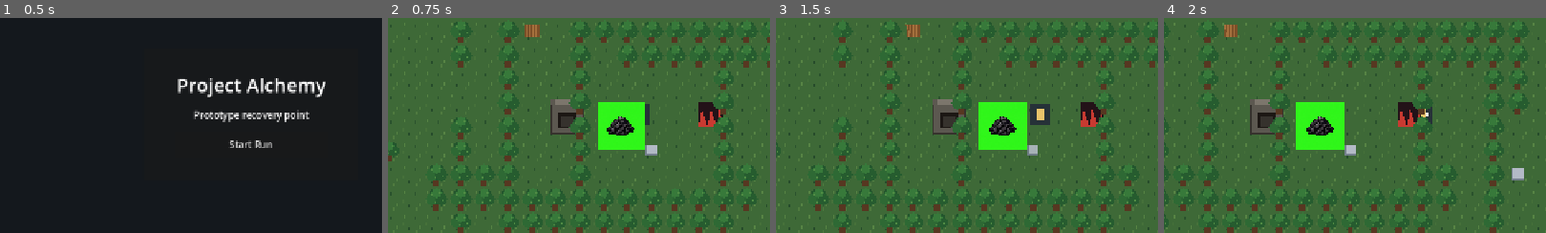
Above: before the commit, frames 1-4 (left to right).
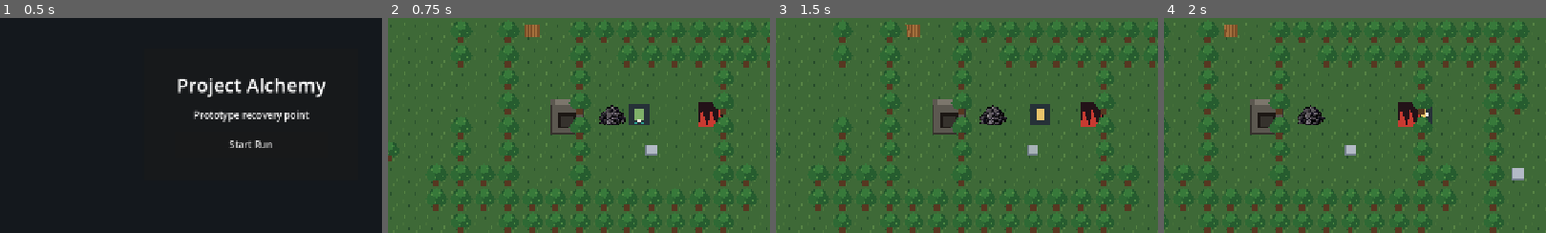
Above: after the commit, the same moments.

Repository: Maddiplomat/Project-alchemy
Game: Godot game, scene res://scenes/MainMenu.tscn
Two runs of this game, one before a commit and one after it. Both use one fixed random seed, a clock stepped at 60 frames per second and the inputs below.
Inputs (mouse positions are % of the whole screen's width and height, from its top left):
- Up to frame 1 (0.5 s): no input
- Up to frame 2 (0.75 s): click "Start Run" at 0.5 s
- Up to frame 3 (1.5 s): tap Enter at 1.25 s; move the mouse to (72, 45) at 1.27 s; hold D (move_right) from 1.28 s (still down); hold E (interact) from 1.28 s (still down); click (72, 45) at 1.42 s
- Up to frame 4 (2 s): keep holding D (move_right); keep holding E (interact)
The pictures show only the part of the screen within x 17-67%, y 28-78%; the shares and areas given below are measured in that part.

Frame 1 is identical in both runs. In frame 2, 2.7% of the frame differs, in the area x 55-68%, y 39-62%; in frame 3, 2.8%; in frame 4, 2.8%, in the area x 34-48%, y 39-62%.

Commit message:
Refine charcoal pile prop placement

Diff:
--- a/scenes/CharcoalPileProp.tscn
+++ b/scenes/CharcoalPileProp.tscn
@@ -5,5 +5,6 @@
 [node name="CharcoalPileProp" type="Node2D"]
 
 [node name="Sprite2D" type="Sprite2D" parent="."]
+scale = Vector2(0.82, 0.82)
 texture_filter = 1
 texture = ExtResource("1_kby0m")
--- a/scenes/World.tscn
+++ b/scenes/World.tscn
@@ -41,7 +41,7 @@
 position = Vector2(464, 512)
 
 [node name="CharcoalPileProp" parent="." instance=ExtResource("8_cp1v9")]
-position = Vector2(500, 520)
+position = Vector2(490, 518)
 
 [node name="HUD" parent="." unique_id=1866474338 instance=ExtResource("4_hud")]
 
Binary file changed: assets/generated/charcoal_pile_prop.png
